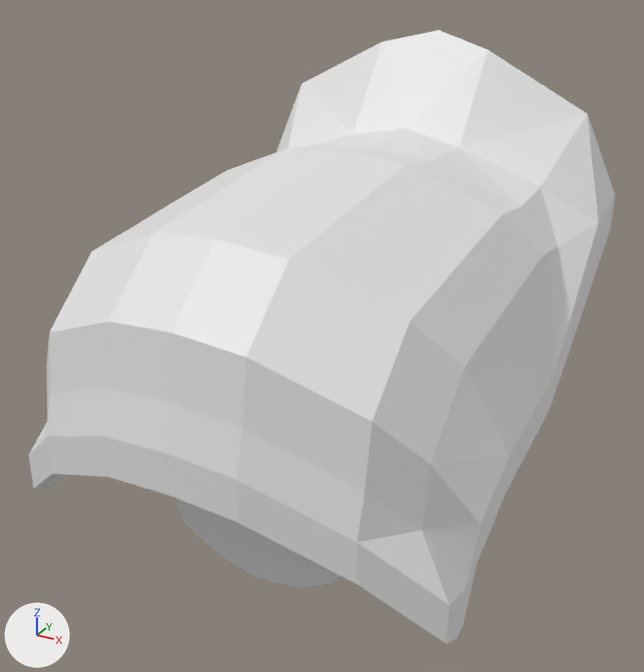
The OBJ model Resources/Boss_ShoulderR/Boss_ShoulderR.obj as it was, and as the next commit left it.
Both versions are drawn from a 50 mm camera at (2.13, -5.23, 2.67) aimed at (-0.36, -0.72, 0.42). Arrows for +X, +Y and +Z are at lower left; the lights stay in place. Where no turn or scale is listed for an object, it has been applied to the vertices.

Names of what the first picture shows: '立方体.003'.
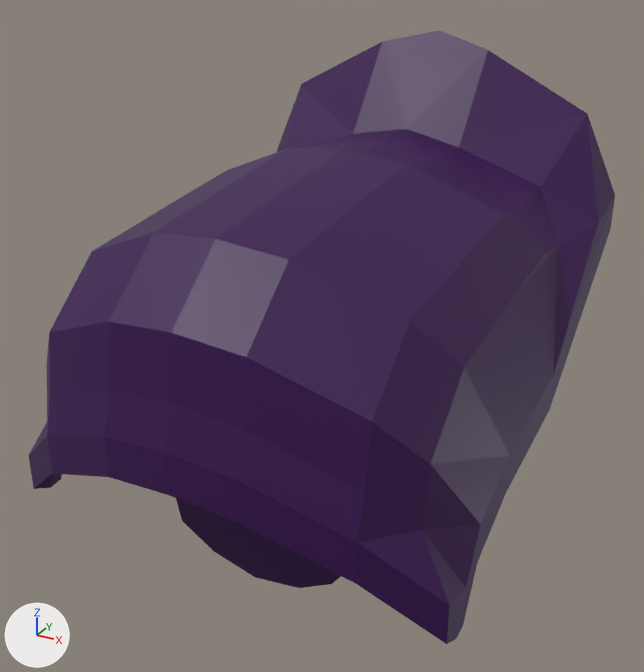
Scene script edits in JSON lines:
```json
{"op": "add", "block": "img_shoulderrtex_png", "code": ["img_shoulderrtex_png = load_image('ShoulderRTex.png', 'ShoulderRTex.png', 1024, 1024, 'sRGB')"]}
{"op": "add", "block": "mat_マテリアル", "code": ["mat_マテリアル = principled_material('マテリアル')", "mat_マテリアル.texture = img_shoulderrtex_png"]}
{"block": "me_立方体_003", "where": "me_立方体_003.from_pydata(...)  # 219 vertices, 416 faces; spans x -1.38..1.13, y -2.63..1.81, z -0.58..2.18"}
{"op": "add", "block": "me_立方体_003", "code": "me_立方体_003.materials.append(mat_マテリアル)  # picture img_shoulderrtex_png"}
```

Boxes [x1, y1, x2, y2] around the edits, measured in the pictures (644 x 672 px):
```json
{"object": "立方体.003", "change": "recoloured", "before": [29, 30, 615, 644], "after": [29, 30, 615, 644], "on screen": "white to purple"}
```
